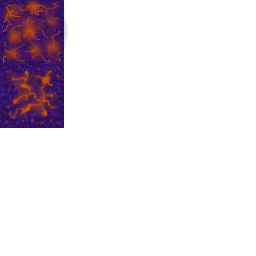
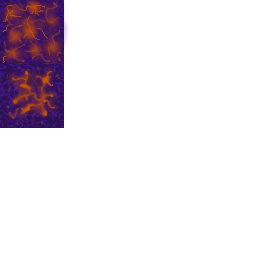
The second (256, 256) image is a revision of the first. Changes to its layers:
painted on "Вставленный слой" over 3, 65, 63, 127
